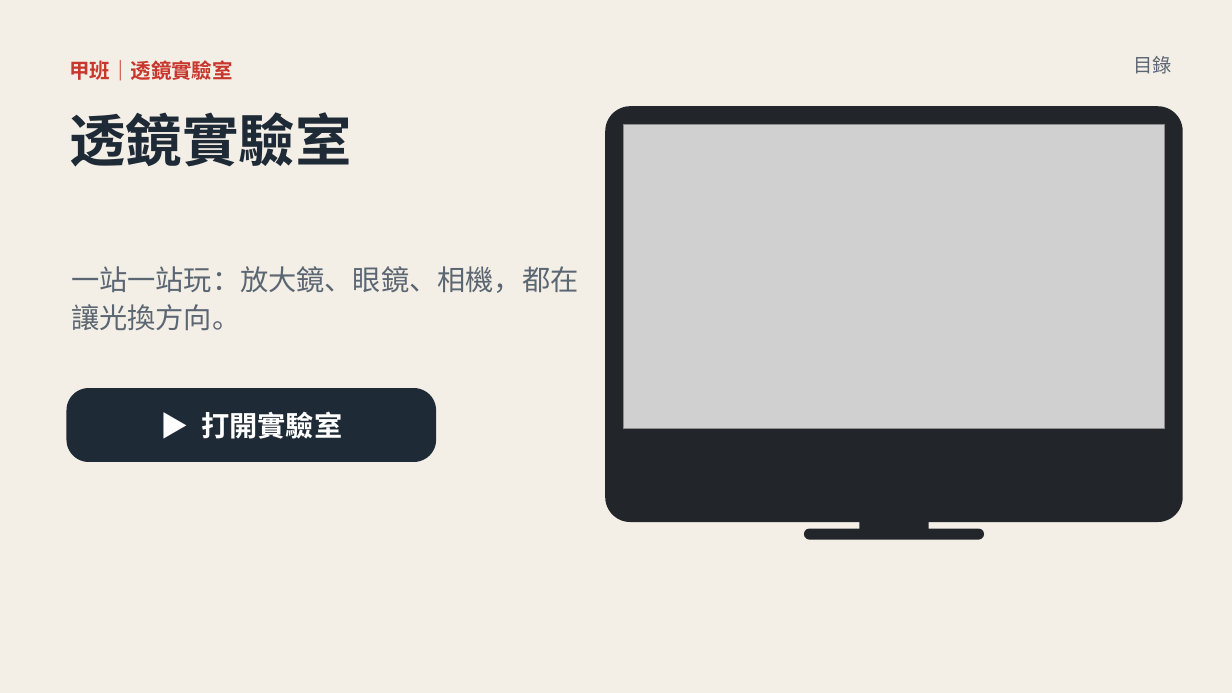
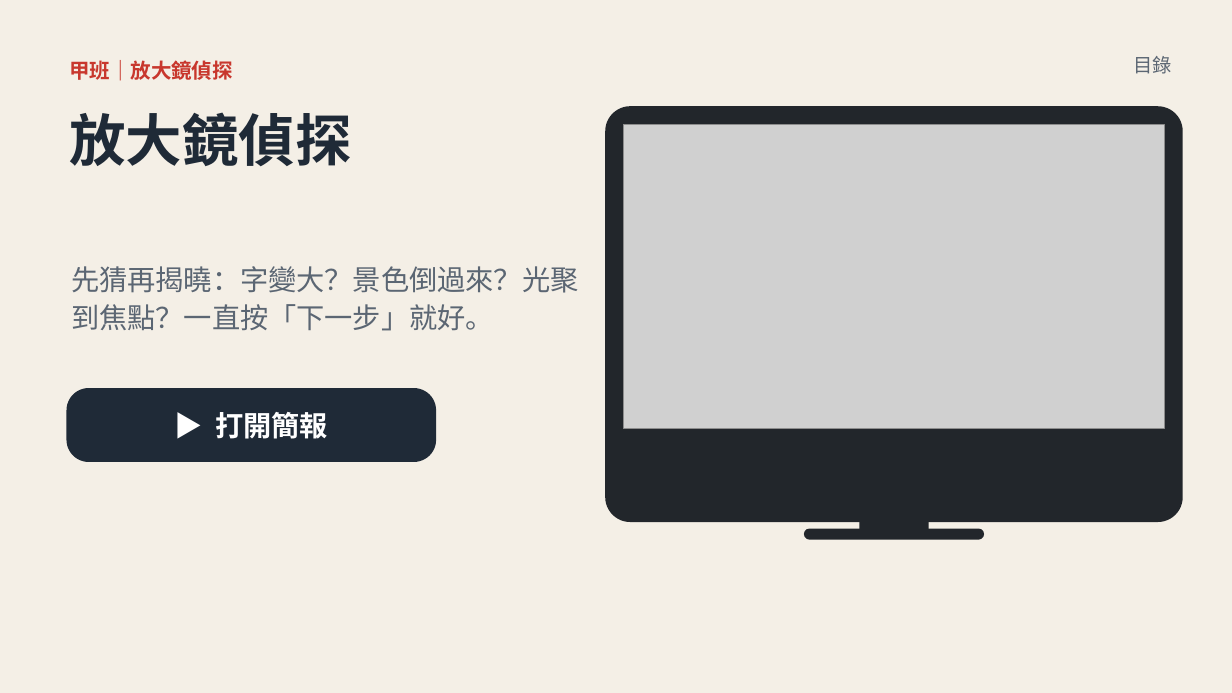
Before and after one commit to classtools1020/sports-results, a slide deck: slide 5 of f8f9fc3bd1/slides.pptx. Drawn at 1232x693 pixels with LibreOffice and Linux fonts; fonts in the diff are those of the drawing; grey boxes stand for pictures. Boxes give left, top, right and bottom in pixels: in the first picture for what was removed or moved away, otherwise in the second. Text is boxed around its words. In the diff, an @@ line names an element or a change of style, - is before the commit and + after.

```diff
--- a/f8f9fc3bd1/slides.pptx
+++ b/f8f9fc3bd1/slides.pptx
@@ text at [69,60,233,81]: text changed @@
-甲班｜透鏡實驗室
+甲班｜放大鏡偵探
@@ text at [69,112,351,166]: text changed @@
-透鏡實驗室
+放大鏡偵探
@@ text at [71,266,578,331]: text changed @@
-一站一站玩：放大鏡、眼鏡、相機，都在讓光換方向。
+先猜再揭曉：字變大？景色倒過來？光聚到焦點？一直按「下一步」就好。
@@ text in rounded rectangle at [215,412,328,439]: text changed @@
-▶ 打開實驗室
+▶ 打開簡報
```
Also in this commit, not shown: 2 other slides changed, 17 other files.
